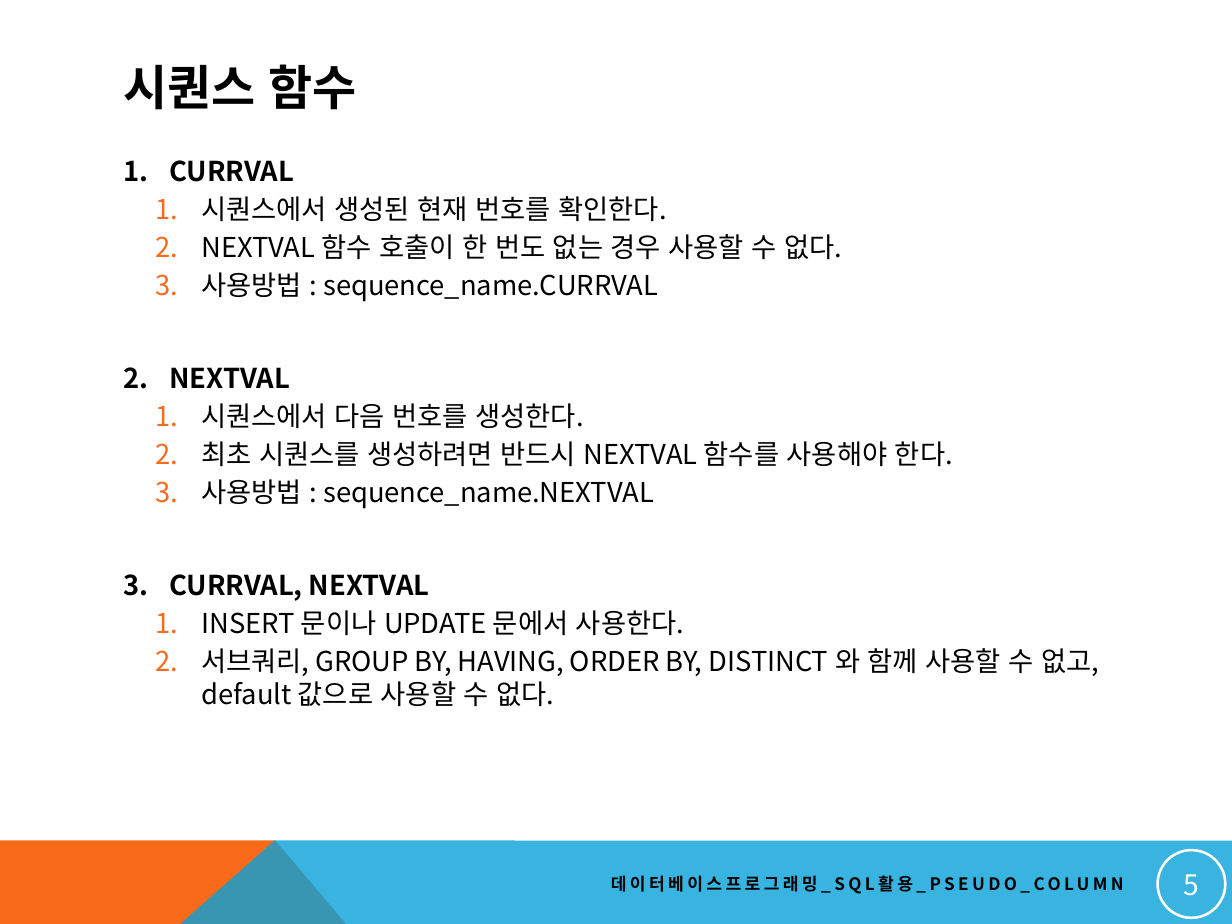
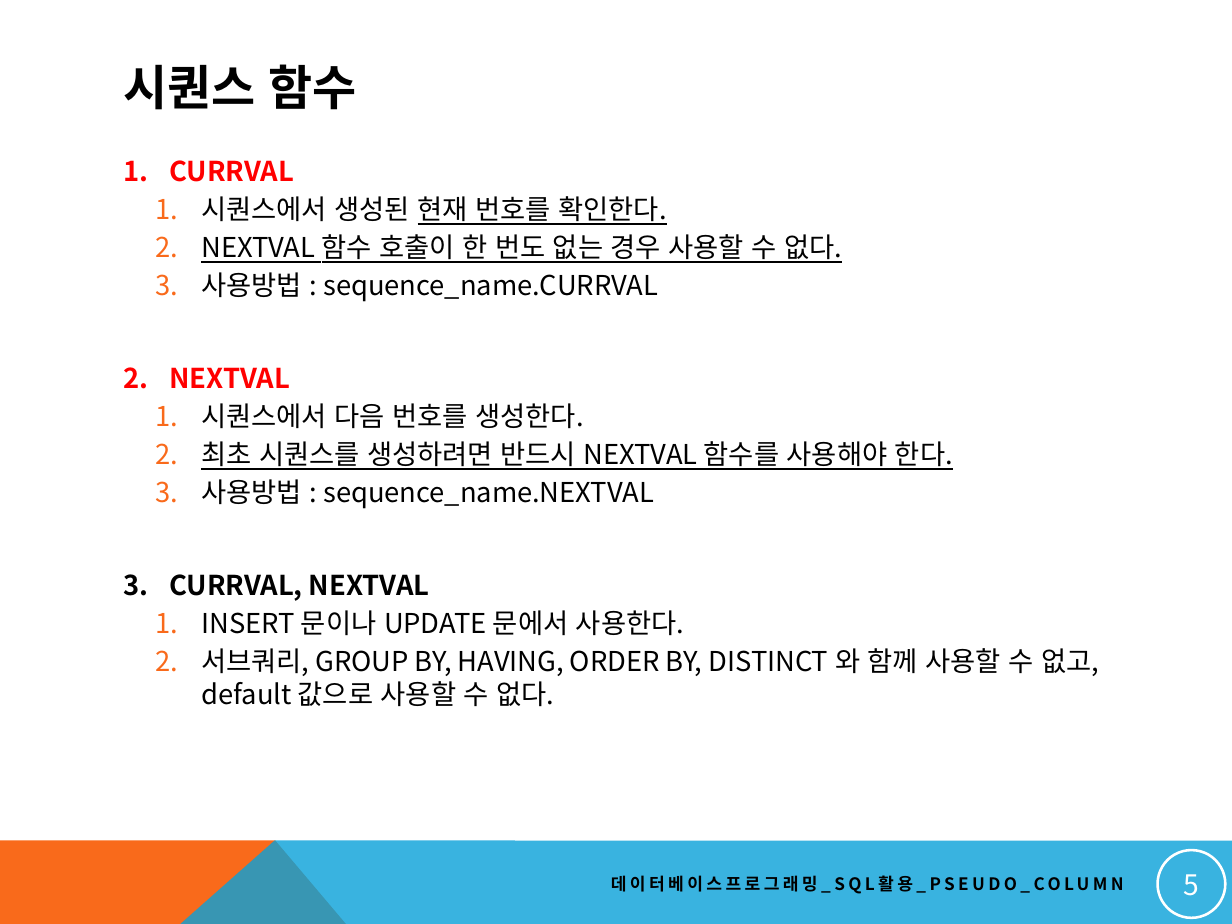
Before and after one commit to soeun1365/dbstudy, a slide deck: slide 5 of NEW_DBMS교안/20. 고급 SQL 작성하기_PSEUDO_COLUMN.pptx. Drawn at 1232x924 pixels with LibreOffice and Linux fonts; fonts in the diff are those of the drawing. Boxes give left, top, right and bottom in pixels: in the first picture for what was removed or moved away, otherwise in the second. Text is boxed around its words. In the diff, an @@ line names an element or a change of style, - is before the commit and + after.

```diff
--- a/NEW_DBMS교안/20. 고급 SQL 작성하기_PSEUDO_COLUMN.pptx
+++ b/NEW_DBMS교안/20. 고급 SQL 작성하기_PSEUDO_COLUMN.pptx
@@ text at <box>169,160,953,470</box>: text colour #000000 to #FF0000 in "CURRVAL", "NEXTVAL"; underline on in "현재 번호를 확인한다.", "NEXTVAL 함수 호출이 한 번도 없는 경우 ...", "최초 시퀀스를 생성하려면 반드시 NEXTVAL 함수를 사용해야 ..." @@
```
Also in this commit, not shown: 4 other slides changed, 12 other files.
